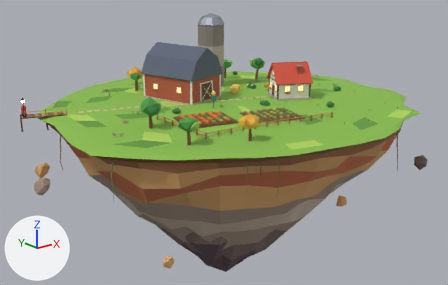
Renders of the glTF model game/assets/models/island_farm.glb from each side of a commit.
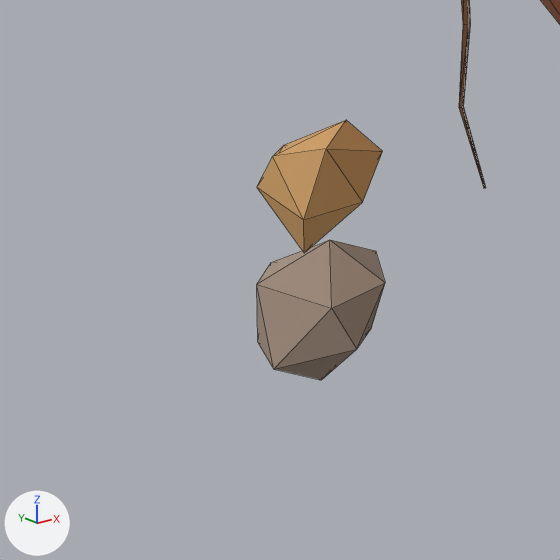
The first picture shows the older version from a 50 mm camera at (-74.6, -93.4, 28.9) aimed at (0.6, 0.6, -8.7). The close-ups show the older and then the newer version on the part from 0% to 16% of the width and 52% to 77% of the height of that picture. Only the edits that show in the close-ups are written down. Lighting does not change. The marker at lower left points along +X, +Y and +Z. The close-ups show mesh edges as thin lines. Objects named as collision shapes, trigger or cutter boxes, shadow casters or lower levels of detail are left out. Vertices at exactly the same position are counted once.

Objects in the first close-up: 'Debris', 'Roots' and 1 more.
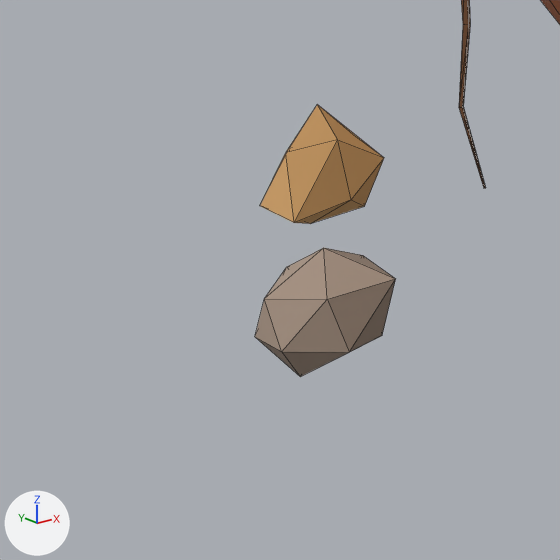
The edits, one by one:
me_debris is used by ob_debris; location (0.0, 0.0, 0.0).
me_debris had 60 vertices, 100 faces and spanned x -35.0..35.2, y -31.6..27.4, z -20.5..-9.9.
me_debris now has 60 vertices, 100 faces and spans x -35.1..35.5, y -31.8..27.0, z -20.4..-9.4.
me_debris part 1: 12 of 60 vertices moved; they spanned x -33.4..-30.7, y 13.7..16.3, z -12.9..-9.9 and now span x -33.4..-30.8, y 14.0..15.8, z -12.4..-9.4; mean shift (0.0, 0.0, 0.0); largest move (-31.4, 14.8, -9.9) -> (-32.0, 14.9, -9.4).
me_debris part 2: 12 of 60 vertices moved; they spanned x -30.1..-26.4, y 23.6..27.4, z -20.5..-16.7 and now span x -29.8..-26.7, y 23.7..27.0, z -20.4..-17.0; mean shift (0.0, 0.0, 0.0); largest move (-29.5, 26.9, -19.8) -> (-29.8, 26.3, -19.4).
Other edits to the shape of me_debris do not show in these pictures.

Changed parts and their boxes (x1, y1, x2, y2) in the close-ups (560 x 560 px; the box of a moved part takes in the faces that stretch with it):
'Debris', reshaped: before (257, 120, 385, 380); after (255, 105, 396, 377)
part 1 of me_debris, moved or reshaped: before (257, 120, 383, 253); after (260, 105, 384, 224)
part 2 of me_debris, moved or reshaped: before (257, 240, 385, 380); after (255, 248, 396, 377)
